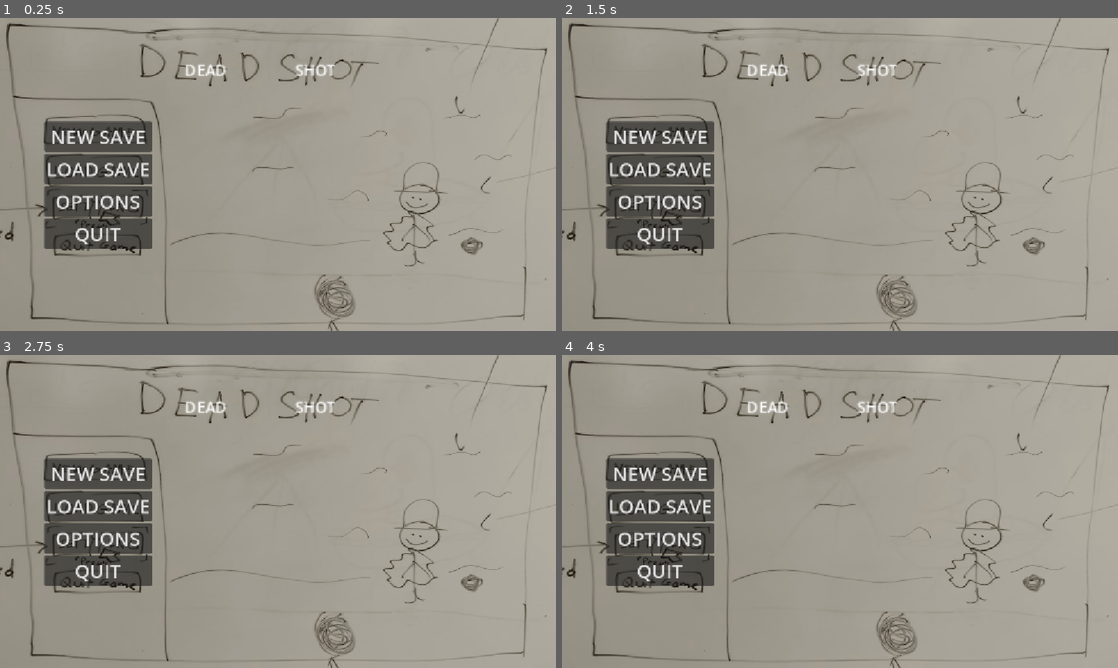
Above: before the commit, frames 1-4 (two rows, left to right).
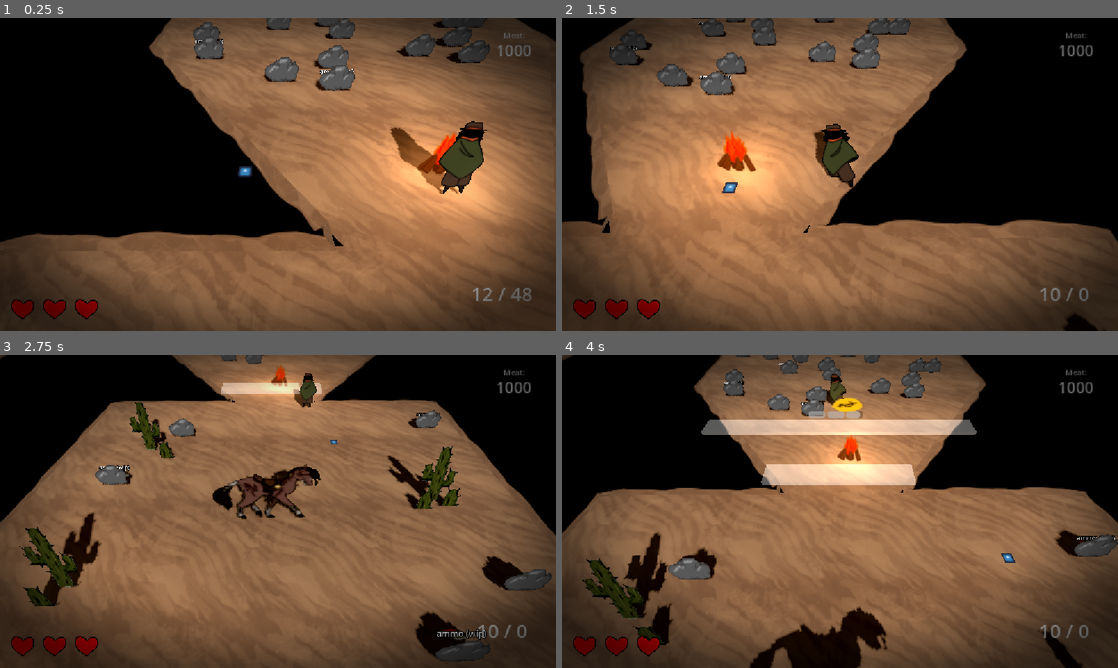
Above: after the commit, the same moments.

Repository: gmuGADIG/DEADSHOT
Game: Godot game, scene res://world/levels/desert_large/level_desert_large.tscn
The game is run twice, just before and just after one commit, with the same random seed, the same clock (stepped at 60 frames per second) and the same inputs. Before the commit the project starts from res://menu/main_menu/main_menu.tscn. The engine's default icon, where the game draws it, is replaced by a stand-in: a white triangle on a blue panel in a dark square. Sound files missing from this copy of the repository are replaced by a short silence.
Inputs (mouse positions are in pixels of both pictures, inside the frame that each line leads up to):
- Up to frame 1 (0.25 s): no input
- Up to frame 2 (1.5 s): move the mouse to (962, 158) at 0.52 s; press the mouse at (962, 158) at 0.53 s; hold D (move_right) 0.53-1.28 s; move the mouse to (728, 190) at 1.27 s; release the mouse at (728, 190) at 1.28 s; hold S (move_down) from 1.28 s (still down); tap E (interact) at 1.35 s
- Up to frame 3 (2.75 s): move the mouse to (333, 442) at 2.02 s; release S (move_down) at 2.03 s; hold D (move_right) from 2.03 s (still down); hold Shift (quick_purchase) from 2.03 s (still down)
- Up to frame 4 (4 s): move the mouse to (812, 574) at 2.77 s; release D (move_right) at 2.78 s; release Shift (quick_purchase) at 2.78 s; hold W (move_up) 2.78-3.53 s; tap Space (roll) at 2.85 s; move the mouse to (1006, 558) at 3.52 s; hold A (move_left) from 3.53 s (still down); hold Right mouse button (whip) from 3.53 s (still down)

The runs differ from the first frame. In frame 1, 100% of the frame differs, in the area x 0-100%, y 0-100%; in frame 2, 100%; in frame 3, 100%; in frame 4, 99%.

Commit message:
Moved encounter2 encounter collision shape

Diff:
--- a/project.godot
+++ b/project.godot
@@ -11,7 +11,7 @@
 [application]
 
 config/name="DEADSHOT"
-run/main_scene="uid://by8y1gjlttw6g"
+run/main_scene="uid://crgv6bkolrlyy"
 config/features=PackedStringArray("4.5")
 config/icon="res://temp_art/icon.svg"
 
--- a/world/levels/desert_large/level_desert_large.tscn
+++ b/world/levels/desert_large/level_desert_large.tscn
@@ -100,7 +100,7 @@
 target_entry_point = "Bottom"
 
 [node name="Player" parent="." index="6"]
-transform = Transform3D(1.2078707, 0, 0, 0, 1, 0, 0, 0, 1.2078707, 16.788742, 0, -5.0230675)
+transform = Transform3D(1.2078707, 0, 0, 0, 1, 0, 0, 0, 1.2078707, 57.80594, 0, 4.0254784)
 
 [node name="Decor" type="Node" parent="." index="7"]
 
@@ -1061,7 +1061,7 @@
 transform = Transform3D(1, 0, 0, 0, 1, 0, 0, 0, 1, 5.2310295, 0, -4.666794)
 
 [node name="EncounterShape" type="CollisionShape3D" parent="Encounter 2" index="10"]
-transform = Transform3D(1, 0, 0, 0, 1, 0, 0, 0, 1, 0.5999222, 0, 0.73770595)
+transform = Transform3D(3, 0, 0, 0, 1, 0, 0, 0, 1, 0.5999222, 0, -3.6891232)
 shape = SubResource("BoxShape3D_n7sqn")
 
 [node name="Encounter 3" parent="." index="19" instance=ExtResource("9_fpcaa")]
